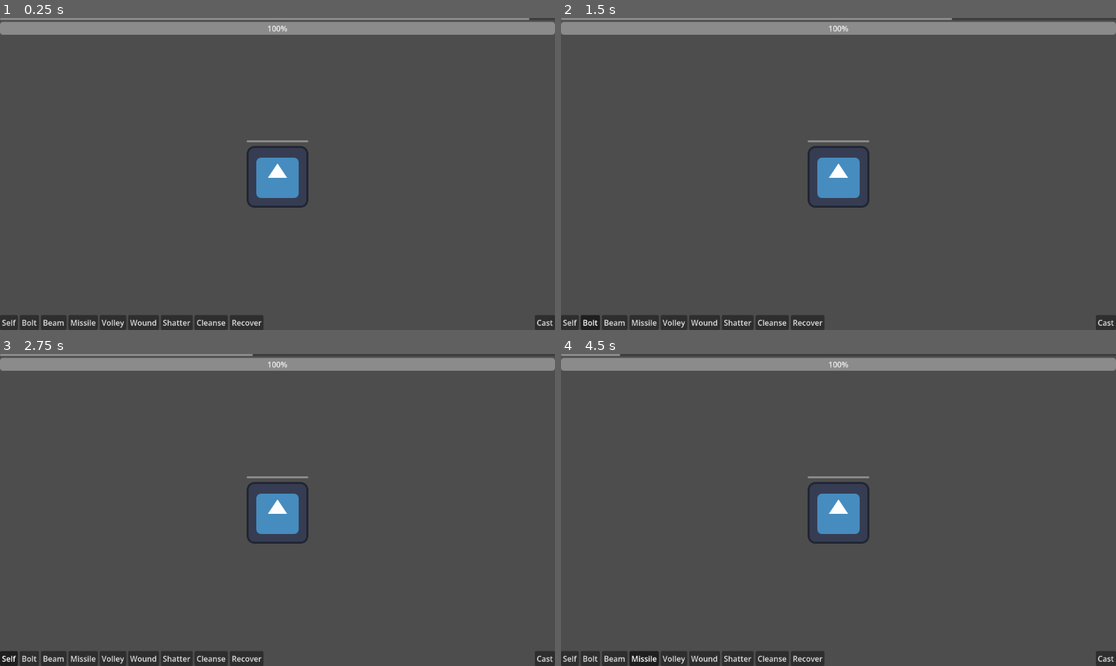
Above: before the commit, frames 1-4 (two rows, left to right).
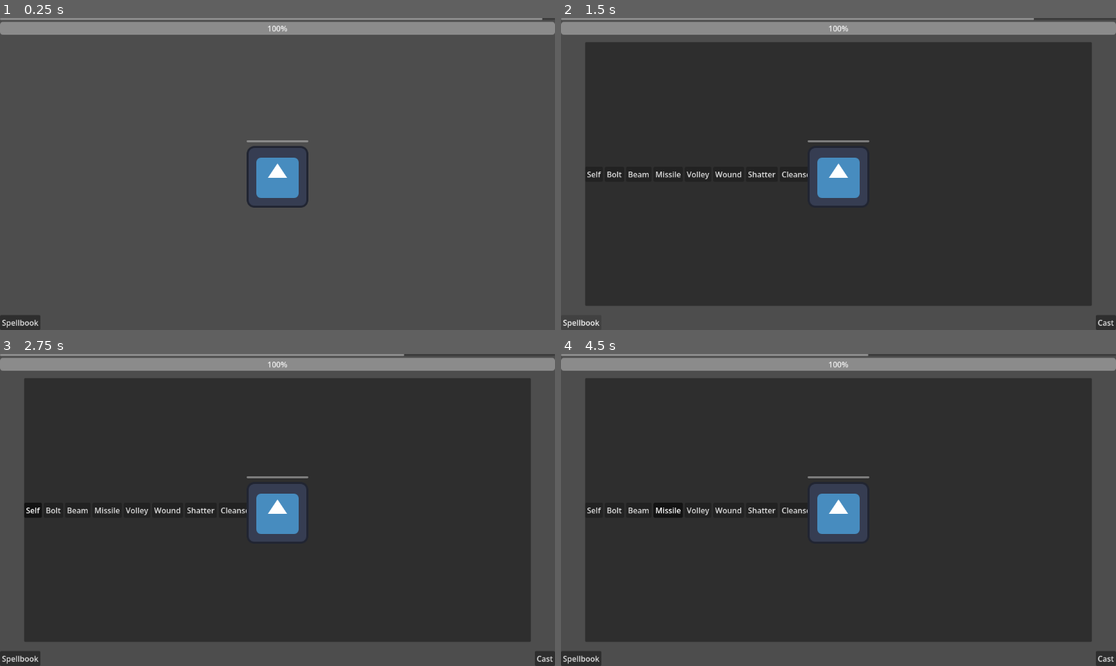
Above: after the commit, the same moments.

Repository: AbsoluteRich/magus-revarum
Game: Godot game, scene res://scenes/game.tscn
The game is run twice, just before and just after one commit, with the same random seed, the same clock (stepped at 60 frames per second) and the same inputs. The engine's default icon, where the game draws it, is replaced by a stand-in: a white triangle on a blue panel in a dark square.
Inputs (mouse positions are in pixels of both pictures, inside the frame that each line leads up to):
- Up to frame 1 (0.25 s): no input
- Up to frame 2 (1.5 s): click (1104, 323) at 0.5 s, where only the run before the commit has a clickable "Cast"; click (583, 323) at 1.25 s, where only the run after the commit has a clickable "Spellbook"
- Up to frame 3 (2.75 s): click "Self" at 2 s
- Up to frame 4 (4.5 s): click "Bolt" at 2.75 s; click "Beam" at 3.5 s; click "Missile" at 4.25 s

The runs differ from the first frame. In frame 1, 1.9% of the frame differs, in the area x 1-100%, y 0-100%; in frame 2, 77%; in frame 3, 77%; in frame 4, 77%, in the area x 1-96%, y 0-100%.

Commit message:
Open and closable spellbook
More procrastination on game mechanics

Diff:
--- a/scenes/game.tscn
+++ b/scenes/game.tscn
@@ -2,7 +2,7 @@
 
 [ext_resource type="PackedScene" uid="uid://bu6fn7es88xwe" path="res://scenes/enemy.tscn" id="1_uwrxv"]
 [ext_resource type="Script" uid="uid://ba0wroqalghq6" path="res://scripts/game.gd" id="1_yqjtg"]
-[ext_resource type="ButtonGroup" uid="uid://x4ke67pxq33p" path="res://scenes/forms.tres" id="3_lnu2h"]
+[ext_resource type="PackedScene" uid="uid://dqvnwt02cbhmi" path="res://scenes/spellbook.tscn" id="3_lnu2h"]
 
 [node name="Game" type="Control" unique_id=328955116]
 layout_mode = 3
@@ -15,7 +15,7 @@
 size_flags_vertical = 3
 script = ExtResource("1_yqjtg")
 
-[node name="TurnTimer" type="Timer" parent="." unique_id=149913343]
+[node name="Timer" type="Timer" parent="." unique_id=149913343]
 one_shot = true
 
 [node name="Hud" type="VBoxContainer" parent="." unique_id=1592656124]
@@ -26,12 +26,12 @@
 grow_horizontal = 2
 grow_vertical = 2
 
-[node name="TimerBar" type="ProgressBar" parent="Hud" unique_id=1770908931]
+[node name="BarTimer" type="ProgressBar" parent="Hud" unique_id=1770908931]
 layout_mode = 2
 max_value = 1.0
 show_percentage = false
 
-[node name="HealthBar" type="ProgressBar" parent="Hud" unique_id=793078432]
+[node name="BarHealth" type="ProgressBar" parent="Hud" unique_id=793078432]
 layout_mode = 2
 value = 100.0
 
@@ -49,7 +49,22 @@
 grow_horizontal = 2
 grow_vertical = 2
 
-[node name="Cast" type="Button" parent="." unique_id=547977216]
+[node name="Spellbook" parent="." unique_id=522387638 instance=ExtResource("3_lnu2h")]
+layout_mode = 1
+
+[node name="BtnSpellbook" type="Button" parent="." unique_id=2105011319]
+layout_mode = 1
+anchors_preset = 2
+anchor_top = 1.0
+anchor_bottom = 1.0
+offset_top = -31.0
+offset_right = 84.0
+grow_vertical = 0
+size_flags_horizontal = 8
+size_flags_vertical = 4
+text = "Spellbook"
+
+[node name="BtnCast" type="Button" parent="." unique_id=547977216]
 layout_mode = 1
 anchors_preset = 3
 anchor_left = 1.0
@@ -65,64 +80,5 @@
 text = "Cast
 "
 
-[node name="SpellChain" type="HBoxContainer" parent="." unique_id=660382318]
-layout_mode = 1
-anchors_preset = 12
-anchor_top = 1.0
-anchor_right = 1.0
-anchor_bottom = 1.0
-offset_top = -31.0
-grow_horizontal = 2
-grow_vertical = 0
-
-[node name="Self" type="Button" parent="SpellChain" unique_id=1985305568]
-layout_mode = 2
-toggle_mode = true
-button_group = ExtResource("3_lnu2h")
-text = "Self"
-
-[node name="Bolt" type="Button" parent="SpellChain" unique_id=507423397]
-layout_mode = 2
-toggle_mode = true
-button_group = ExtResource("3_lnu2h")
-text = "Bolt"
-
-[node name="Beam" type="Button" parent="SpellChain" unique_id=1017852805]
-layout_mode = 2
-toggle_mode = true
-button_group = ExtResource("3_lnu2h")
-text = "Beam"
-
-[node name="Missile" type="Button" parent="SpellChain" unique_id=760330235]
-layout_mode = 2
-toggle_mode = true
-button_group = ExtResource("3_lnu2h")
-text = "Missile"
-
-[node name="Volley" type="Button" parent="SpellChain" unique_id=1339693865]
-layout_mode = 2
-toggle_mode = true
-button_group = ExtResource("3_lnu2h")
-text = "Volley"
-
-[node name="Wound" type="Button" parent="SpellChain" unique_id=1855331636]
-layout_mode = 2
-toggle_mode = true
-text = "Wound"
-
-[node name="Shatter" type="Button" parent="SpellChain" unique_id=591403737]
-layout_mode = 2
-toggle_mode = true
-text = "Shatter"
-
-[node name="Cleanse" type="Button" parent="SpellChain" unique_id=1664198463]
-layout_mode = 2
-toggle_mode = true
-text = "Cleanse"
-
-[node name="Recover" type="Button" parent="SpellChain" unique_id=1138331974]
-layout_mode = 2
-toggle_mode = true
-text = "Recover"
-
-[connection signal="pressed" from="Cast" to="." method="_on_attack_pressed"]
+[connection signal="pressed" from="BtnSpellbook" to="." method="_on_spellbook_opened"]
+[connection signal="pressed" from="BtnCast" to="." method="_on_spell_cast"]
--- /dev/null
+++ b/scenes/spellbook.tscn
@@ -0,0 +1,79 @@
+[gd_scene format=3 uid="uid://dqvnwt02cbhmi"]
+
+[ext_resource type="ButtonGroup" uid="uid://x4ke67pxq33p" path="res://scenes/forms.tres" id="1_qbvpl"]
+
+[node name="Spellbook" type="MarginContainer" unique_id=522387638]
+z_index = -1
+anchors_preset = 15
+anchor_right = 1.0
+anchor_bottom = 1.0
+grow_horizontal = 2
+grow_vertical = 2
+theme_override_constants/margin_left = 50
+theme_override_constants/margin_top = 50
+theme_override_constants/margin_right = 50
+theme_override_constants/margin_bottom = 50
+
+[node name="Panel" type="Panel" parent="." unique_id=1269152436]
+layout_mode = 2
+
+[node name="Runes" type="HBoxContainer" parent="Panel" unique_id=1491595067]
+layout_mode = 1
+anchors_preset = 14
+anchor_top = 0.5
+anchor_right = 1.0
+anchor_bottom = 0.5
+offset_top = -15.5
+offset_bottom = 15.5
+grow_horizontal = 2
+grow_vertical = 2
+
+[node name="Self" type="Button" parent="Panel/Runes" unique_id=272606301]
+layout_mode = 2
+toggle_mode = true
+button_group = ExtResource("1_qbvpl")
+text = "Self"
+
+[node name="Bolt" type="Button" parent="Panel/Runes" unique_id=279414329]
+layout_mode = 2
+toggle_mode = true
+button_group = ExtResource("1_qbvpl")
+text = "Bolt"
+
+[node name="Beam" type="Button" parent="Panel/Runes" unique_id=2091509910]
+layout_mode = 2
+toggle_mode = true
+button_group = ExtResource("1_qbvpl")
+text = "Beam"
+
+[node name="Missile" type="Button" parent="Panel/Runes" unique_id=11197105]
+layout_mode = 2
+toggle_mode = true
+button_group = ExtResource("1_qbvpl")
+text = "Missile"
+
+[node name="Volley" type="Button" parent="Panel/Runes" unique_id=841239207]
+layout_mode = 2
+toggle_mode = true
+button_group = ExtResource("1_qbvpl")
+text = "Volley"
+
+[node name="Wound" type="Button" parent="Panel/Runes" unique_id=2145938738]
+layout_mode = 2
+toggle_mode = true
+text = "Wound"
+
+[node name="Shatter" type="Button" parent="Panel/Runes" unique_id=1544641374]
+layout_mode = 2
+toggle_mode = true
+text = "Shatter"
+
+[node name="Cleanse" type="Button" parent="Panel/Runes" unique_id=1123773695]
+layout_mode = 2
+toggle_mode = true
+text = "Cleanse"
+
+[node name="Recover" type="Button" parent="Panel/Runes" unique_id=1407528881]
+layout_mode = 2
+toggle_mode = true
+text = "Recover"
--- a/scripts/game.gd
+++ b/scripts/game.gd
@@ -1,15 +1,22 @@
 extends Control
 
-@onready var timer: Timer = $TurnTimer
-@onready var timer_bar: ProgressBar = $Hud/TimerBar
+@onready var timer: Timer = $Timer
+@onready var timer_bar: ProgressBar = $Hud/BarTimer
+@onready var health_bar: ProgressBar = $Hud/BarHealth
 @onready var enemy: VBoxContainer = $Enemy
-@onready var spell_chain_container: HBoxContainer = $SpellChain
+@onready var spellbook: MarginContainer = $Spellbook
+@onready var spell_chain_container: HBoxContainer = spellbook.get_node("Panel/Runes")
 @onready var form: ButtonGroup = preload("res://scenes/forms.tres")
+@onready var btn_cast: Button = $BtnCast
 
-var initial_time: float = 5
+var initial_time: float = 10
+var spellbook_open: bool = false
 var spell_chain: Array[String] = [""]
 
 
+# *---------------------*
+# | Lifestyle functions |
+# *---------------------*
 func _ready() -> void:
 	timer.wait_time = initial_time
 	timer_bar.max_value = initial_time
@@ -18,19 +25,37 @@
 	for element in spell_chain_container.get_children():
 		element.connect("pressed", handle_rune.bind(element))
 
+	element_visibility()
 
 
 func _process(_dt: float) -> void:
 	timer_bar.value = timer.time_left
+
 	if timer.time_left == 0:
-		get_tree().quit()
+		health_bar.value -= 50
+
+		if health_bar.value <= 0:
+			print("Game over!")
+			await get_tree().create_timer(2.5).timeout
+			get_tree().quit()
+		else:
+			timer.start()
 
 
-func _on_attack_pressed() -> void:
+# *--------------*
+# | GUI bindings |
+# *--------------*
+func _on_spellbook_opened() -> void:
+	spellbook_open = not spellbook_open
+	element_visibility()
+
+
+func _on_spell_cast() -> void:
+	# Placeholder until spell mechanics are implemented
 	enemy.update_health(-5)
 
 
-func handle_rune(rune: Button):
+func handle_rune(rune: Button) -> void:
 	if rune.button_group == form:
 		spell_chain[0] = rune.text
 	else:
@@ -39,3 +64,12 @@
 		else:
 			spell_chain.append(rune.text)
 	print(spell_chain)
+
+
+# *------------*
+# | Game logic |
+# *------------*
+func element_visibility() -> void:
+	spellbook.visible = spellbook_open
+	btn_cast.disabled = not spellbook_open
+	btn_cast.visible = spellbook_open
